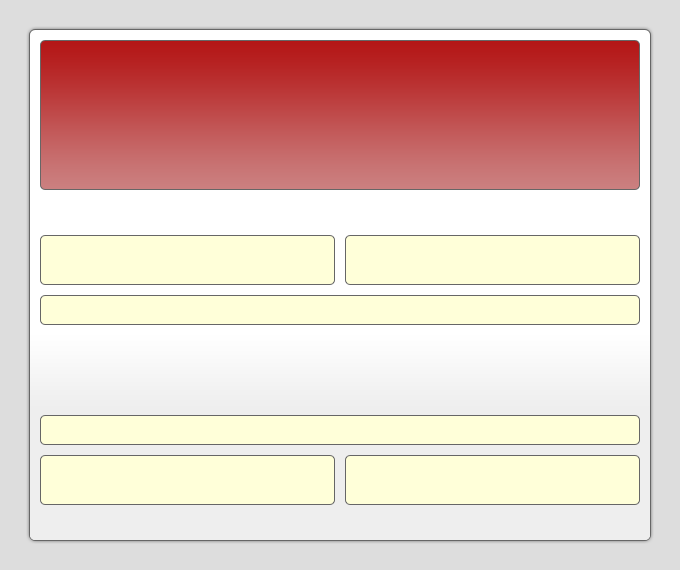
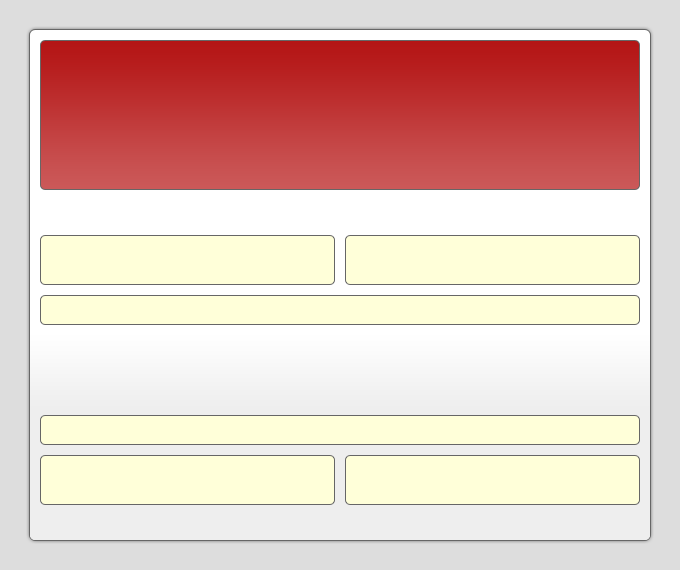
Layered file, before and after one edit (680 x 570). Changes by layer:
pixels changed over 41, 46, 639, 189 (layer not identified)
